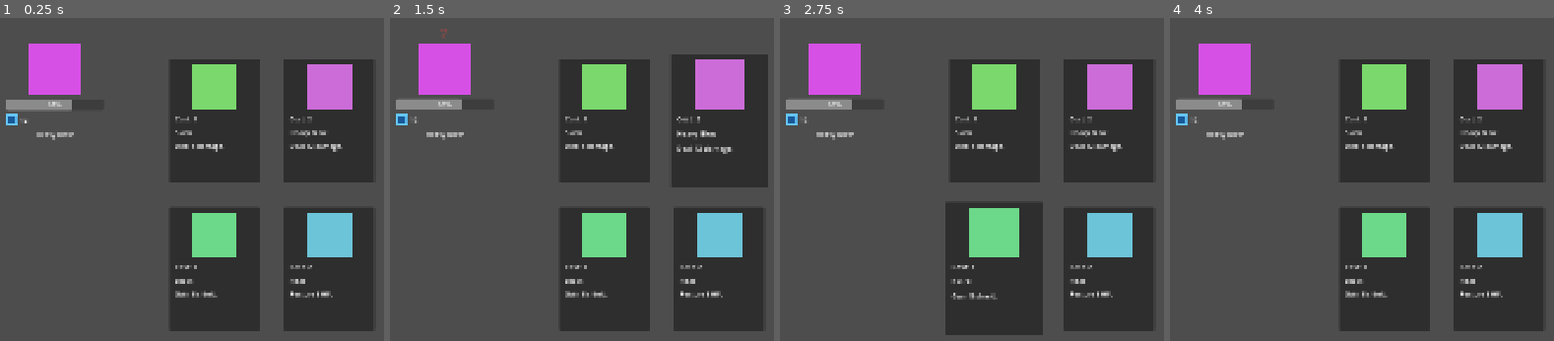
Above: before the commit, frames 1-4 (left to right).
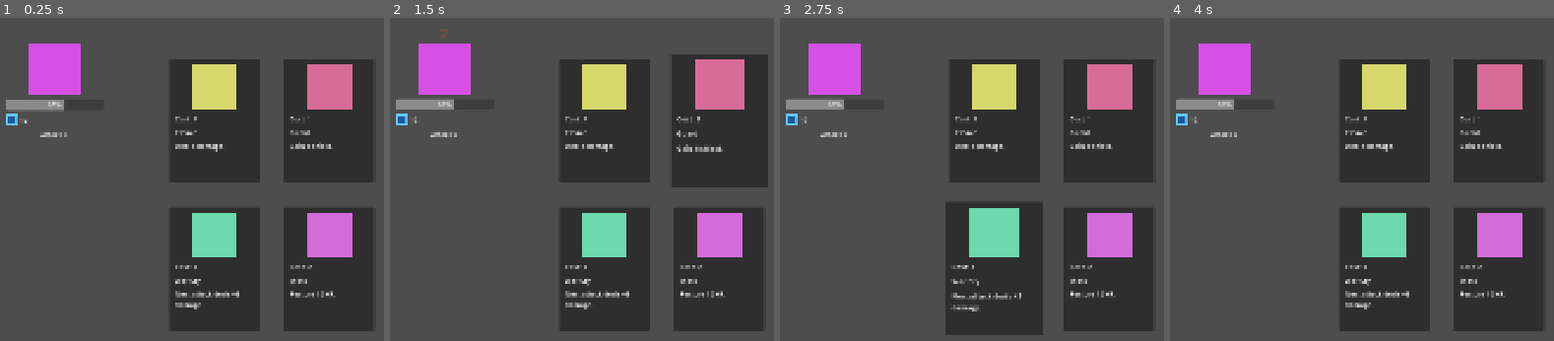
Above: after the commit, the same moments.

Repository: woneshot/dsh-game
Game: Godot game, scene res://ui_entities/TestSandbox.tscn
The game is run twice, just before and just after one commit, with the same random seed, the same clock (stepped at 60 frames per second) and the same inputs. This scene is started directly instead of the project's main scene.
Inputs (mouse positions are in pixels of both pictures, inside the frame that each line leads up to):
- Up to frame 1 (0.25 s): no input
- Up to frame 2 (1.5 s): move the mouse to (605, 121) at 0.52 s; click (605, 121) at 0.67 s; move the mouse to (720, 121) at 1.27 s; click (720, 121) at 1.42 s
- Up to frame 3 (2.75 s): tap Enter at 2 s; move the mouse to (995, 269) at 2.02 s; click (995, 269) at 2.17 s
- Up to frame 4 (4 s): tap Space at 2.75 s; move the mouse to (1500, 269) at 2.77 s; click (1500, 269) at 2.92 s; tap Enter at 3.5 s; move the mouse to (outside the picture) at 3.52 s; click (outside the picture) at 3.67 s

The runs differ from the first frame. In frame 1, 7.5% of the frame differs, in the area x 9-92%, y 14-91%; in frame 2, 7.8%; in frame 3, 7.9%; in frame 4, 7.5%.

Commit message:
fix EnemyView animations in containers; drive sandbox from GameData

Diff:
--- a/ui_entities/EnemyView.gd
+++ b/ui_entities/EnemyView.gd
@@ -1,21 +1,26 @@
 class_name EnemyView
 extends Control
-## Enemy battle view: enemy sprite, HP bar, shield icon and intent label.
-## Contract for the co-op battler UI (used by the partner's battle scene).
+## Enemy battle view: sprite, HP bar, shield icon and intent label.
+## Contract for the co-op battler UI. All animations target the inner Body
+## node so they keep working when the view is parented inside a layout
+## container (BattleManager puts it in a VBoxContainer).
 
 const PLACEHOLDER_SIZE: int = 128
 
-@onready var _sprite: TextureRect = $VBox/EnemySprite
-@onready var _health_bar: ProgressBar = $VBox/HealthBar
-@onready var _shield_row: HBoxContainer = $VBox/ShieldRow
-@onready var _shield_icon: TextureRect = $VBox/ShieldRow/ShieldIcon
-@onready var _shield_label: Label = $VBox/ShieldRow/ShieldLabel
-@onready var _intent_label: Label = $VBox/IntentLabel
+@onready var _body: Control = $Body
+@onready var _sprite: TextureRect = $Body/VBox/EnemySprite
+@onready var _health_bar: ProgressBar = $Body/VBox/HealthBar
+@onready var _shield_row: HBoxContainer = $Body/VBox/ShieldRow
+@onready var _shield_icon: TextureRect = $Body/VBox/ShieldRow/ShieldIcon
+@onready var _shield_label: Label = $Body/VBox/ShieldRow/ShieldLabel
+@onready var _intent_label: Label = $Body/VBox/IntentLabel
 
 var _enemy_id: String = ""
 
 
 func _ready() -> void:
+	_sync_body_size()
+	resized.connect(_sync_body_size)
 	_shield_icon.texture = _make_shield_icon()
 	_shield_row.visible = false
 
@@ -49,12 +54,16 @@
 
 ## Lunge down and back up.
 func play_attack_anim() -> void:
-	var origin := position
+	var origin := _body.position
 	var tween := create_tween()
-	tween.tween_property(self, "position", origin + Vector2(0.0, 28.0), 0.12) \
+	tween.tween_property(_body, "position", origin + Vector2(0.0, 28.0), 0.12) \
 		.set_trans(Tween.TRANS_QUAD).set_ease(Tween.EASE_IN)
-	tween.tween_property(self, "position", origin, 0.16) \
+	tween.tween_property(_body, "position", origin, 0.16) \
 		.set_trans(Tween.TRANS_QUAD).set_ease(Tween.EASE_OUT)
+
+
+func _sync_body_size() -> void:
+	_body.size = size
 
 
 func _load_enemy_texture(enemy_id: String) -> void:
@@ -86,19 +95,19 @@
 
 
 func _shake() -> void:
-	var origin := position
+	var origin := _body.position
 	var tween := create_tween()
 	var amp := 8.0
-	tween.tween_property(self, "position:x", origin.x - amp, 0.04)
-	tween.tween_property(self, "position:x", origin.x + amp, 0.04)
-	tween.tween_property(self, "position:x", origin.x - amp, 0.04)
-	tween.tween_property(self, "position:x", origin.x, 0.04)
+	tween.tween_property(_body, "position:x", origin.x - amp, 0.04)
+	tween.tween_property(_body, "position:x", origin.x + amp, 0.04)
+	tween.tween_property(_body, "position:x", origin.x - amp, 0.04)
+	tween.tween_property(_body, "position:x", origin.x, 0.04)
 
 
 func _flash_red() -> void:
 	var tween := create_tween()
-	tween.tween_property(self, "modulate", Color(1.6, 0.35, 0.35), 0.05)
-	tween.tween_property(self, "modulate", Color.WHITE, 0.2)
+	tween.tween_property(_body, "modulate", Color(1.6, 0.35, 0.35), 0.05)
+	tween.tween_property(_body, "modulate", Color.WHITE, 0.2)
 
 
 func _spawn_damage_number(damage: int) -> void:
@@ -107,8 +116,8 @@
 	label.add_theme_font_size_override("font_size", 36)
 	label.add_theme_color_override("font_color", Color(1.0, 0.25, 0.25))
 	label.z_index = 10
-	add_child(label)
-	label.position = Vector2(size.x * 0.5 - 12.0, 0.0)
+	_body.add_child(label)
+	label.position = Vector2(_body.size.x * 0.5 - 12.0, 0.0)
 	var tween := create_tween()
 	tween.set_parallel(true)
 	tween.tween_property(label, "position", label.position + Vector2(0.0, -70.0), 0.6)
--- a/ui_entities/EnemyView.tscn
+++ b/ui_entities/EnemyView.tscn
@@ -3,11 +3,17 @@
 [ext_resource type="Script" path="res://ui_entities/EnemyView.gd" id="1_enemy"]
 
 [node name="EnemyView" type="Control"]
+custom_minimum_size = Vector2(240, 320)
+size_flags_horizontal = 4
 offset_right = 240.0
 offset_bottom = 320.0
 script = ExtResource("1_enemy")
 
-[node name="VBox" type="VBoxContainer" parent="."]
+[node name="Body" type="Control" parent="."]
+offset_right = 240.0
+offset_bottom = 320.0
+
+[node name="VBox" type="VBoxContainer" parent="Body"]
 layout_mode = 1
 anchors_preset = 15
 anchor_right = 1.0
@@ -16,26 +22,26 @@
 grow_vertical = 2
 theme_override_constants/separation = 8
 
-[node name="EnemySprite" type="TextureRect" parent="VBox"]
+[node name="EnemySprite" type="TextureRect" parent="Body/VBox"]
 layout_mode = 2
 custom_minimum_size = Vector2(128, 128)
 stretch_mode = 5
 
-[node name="HealthBar" type="ProgressBar" parent="VBox"]
+[node name="HealthBar" type="ProgressBar" parent="Body/VBox"]
 layout_mode = 2
 custom_minimum_size = Vector2(0, 24)
 
-[node name="ShieldRow" type="HBoxContainer" parent="VBox"]
+[node name="ShieldRow" type="HBoxContainer" parent="Body/VBox"]
 layout_mode = 2
 
-[node name="ShieldIcon" type="TextureRect" parent="VBox/ShieldRow"]
+[node name="ShieldIcon" type="TextureRect" parent="Body/VBox/ShieldRow"]
 layout_mode = 2
 custom_minimum_size = Vector2(24, 24)
 
-[node name="ShieldLabel" type="Label" parent="VBox/ShieldRow"]
+[node name="ShieldLabel" type="Label" parent="Body/VBox/ShieldRow"]
 layout_mode = 2
 text = "0"
 
-[node name="IntentLabel" type="Label" parent="VBox"]
+[node name="IntentLabel" type="Label" parent="Body/VBox"]
 layout_mode = 2
 horizontal_alignment = 1
--- a/ui_entities/TestSandbox.gd
+++ b/ui_entities/TestSandbox.gd
@@ -1,7 +1,7 @@
 class_name TestSandbox
 extends Control
-## Test sandbox: instantiates one EnemyView and four CardViews, wires their
-## contract methods and drives the animations for a headless smoke test.
+## Test sandbox: instantiates one EnemyView and four CardViews, feeds them the
+## real GameData catalog and drives the animations for a headless smoke test.
 
 @onready var _enemy_view: EnemyView = $EnemyView
 @onready var _card_1: CardView = $Card1
@@ -18,19 +18,28 @@
 
 
 func _setup_enemy() -> void:
-	_enemy_view.setup("goblin_chief", 80)
-	_enemy_view.update_state(54, 12, "Heavy Blow")
+	if GameData.BOSS_SEQUENCE.is_empty():
+		return
+	var boss_id: String = GameData.BOSS_SEQUENCE[0]
+	var boss: Dictionary = GameData.BOSSES.get(boss_id, {})
+	var max_hp: int = int(boss.get("max_hp", 80))
+	_enemy_view.setup(boss_id, max_hp)
+	_enemy_view.update_state(int(max_hp * 0.6), 12, "Attack %d" % int(boss.get("attack", 8)))
 
 
 func _setup_cards() -> void:
-	_build_card(_card_1, "slash", "Slash", 1, "Deal 6 damage.")
-	_build_card(_card_2, "heavy_blow", "Heavy Blow", 2, "Deal 12 damage.")
-	_build_card(_card_3, "block", "Block", 1, "Gain 5 shield.")
-	_build_card(_card_4, "heal", "Heal", 2, "Restore 8 HP.")
+	var skill_ids: Array[String] = []
+	for key: Variant in GameData.SKILLS:
+		skill_ids.append(str(key))
+	var cards: Array[CardView] = [_card_1, _card_2, _card_3, _card_4]
+	for i in mini(cards.size(), skill_ids.size()):
+		_build_card(cards[i], skill_ids[i])
 
 
-func _build_card(card: CardView, skill_id: String, title: String, cost: int, desc: String) -> void:
-	card.setup(skill_id, title, cost, desc, null)
+func _build_card(card: CardView, skill_id: String) -> void:
+	var data: Dictionary = GameData.SKILLS[skill_id]
+	var cost: int = int(data.get("cost", 1))
+	card.setup(skill_id, str(data.get("title", skill_id)), cost, str(data.get("description", "")), null)
 	card.set_usable(cost <= 2)
 	card.card_clicked.connect(_on_card_clicked)
 
